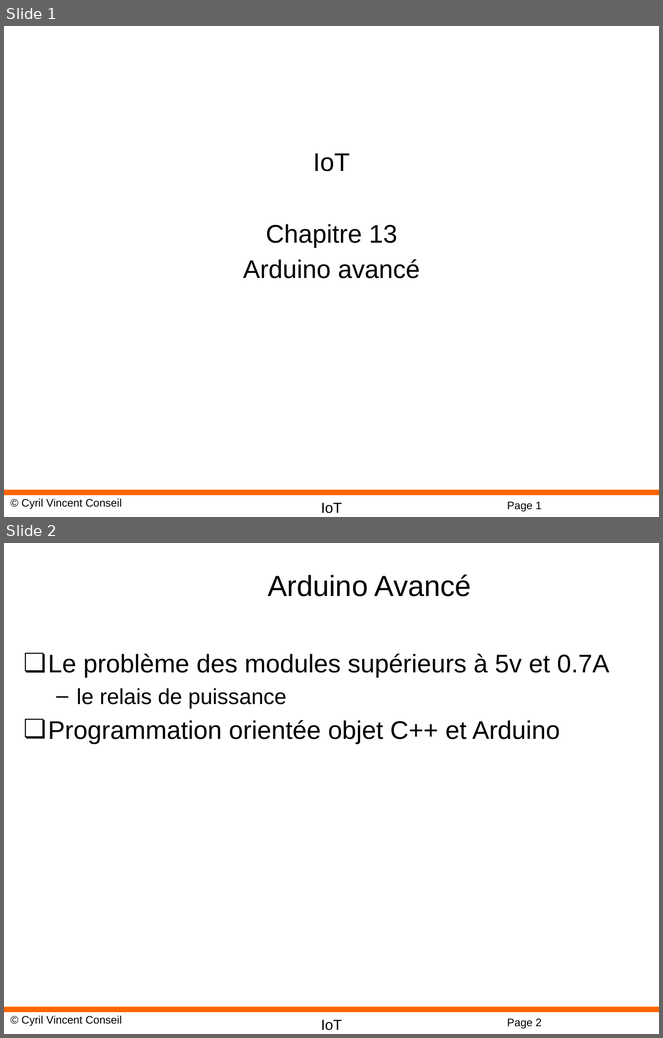
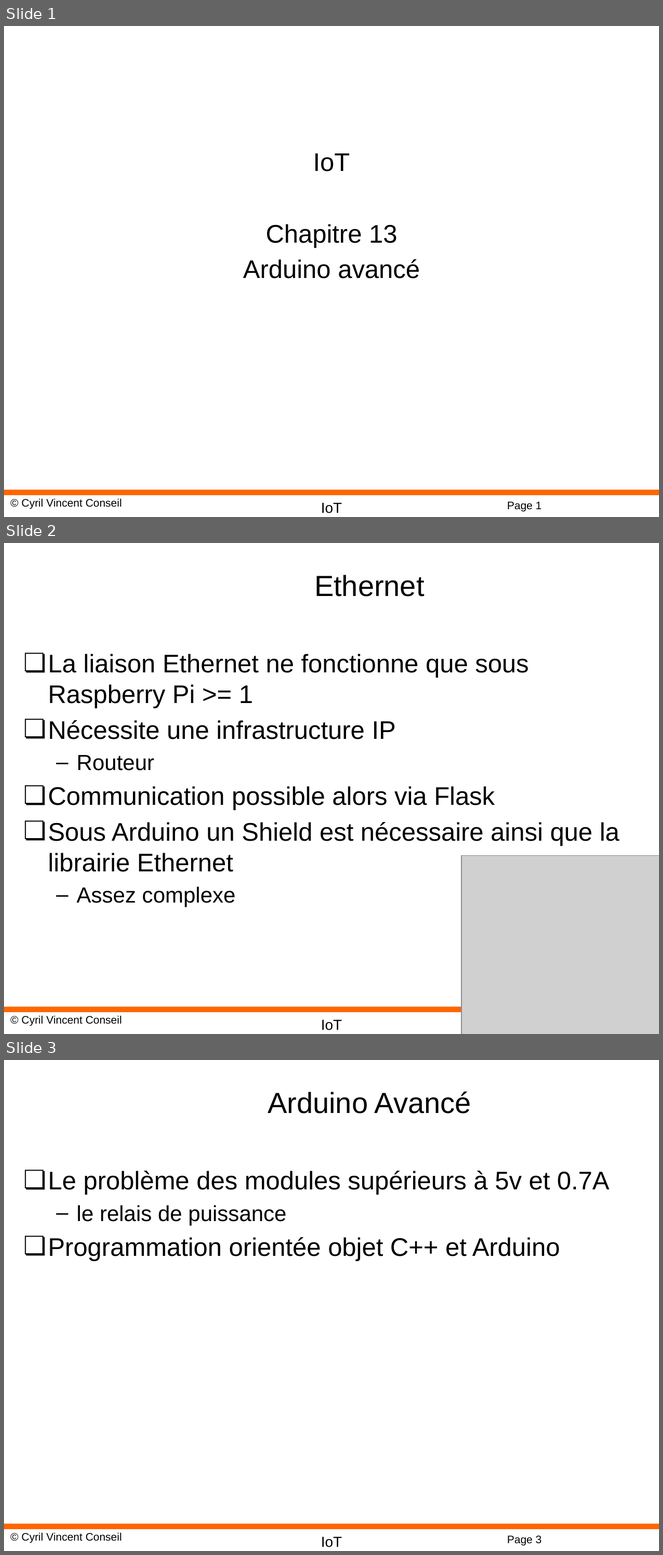
Before and after one commit to cyrilvincent/IoT, a slide deck: ppt/IoT14-ArduinoAdvanced.pptx. Shown one above the other, each under a label of ours: slides 1 and 2 before the commit, slides 1, 2 and 3 after it. The pictures are 663x1038 and 663x1555 pixels, drawn with LibreOffice and Linux fonts; fonts in the diff are those of the drawing; grey boxes stand for pictures; background and template pictures are left out. Boxes give left, top, right and bottom in pixels: in the first picture for what was removed or moved away, otherwise in the second. Text is boxed around its words. In the diff, an @@ line names an element or a change of style, - is before the commit and + after.

```diff
--- a/ppt/IoT14-ArduinoAdvanced.pptx
+++ b/ppt/IoT14-ArduinoAdvanced.pptx
@@ slide 2 added at bbox=[4, 543, 659, 1034], background #FFFFFF; not listed: 3 template elements that a slide beside it also shows @@
@@ title added at bbox=[314, 575, 425, 597], 32 pt, text #000000 @@
+Ethernet
@@ text added at bbox=[48, 654, 620, 908], 28 pt, text #000000 @@
+❏ La liaison Ethernet ne fonctionne que sous Raspberry Pi >= 1
+❏ Nécessite une infrastructure IP
+  – Routeur
+❏ Communication possible alors via Flask
+❏ Sous Arduino un Shield est nécessaire ainsi que la librairie Ethernet
+  – Assez complexe
@@ picture added at bbox=[461, 856, 659, 1034] @@
@@ what was slide 2 is now slide 3 @@
@@ page number at bbox=[507, 1536, 542, 1546]: text changed @@
-Page 2
+Page 3
```
Also in this commit, not shown: 14 other files.
